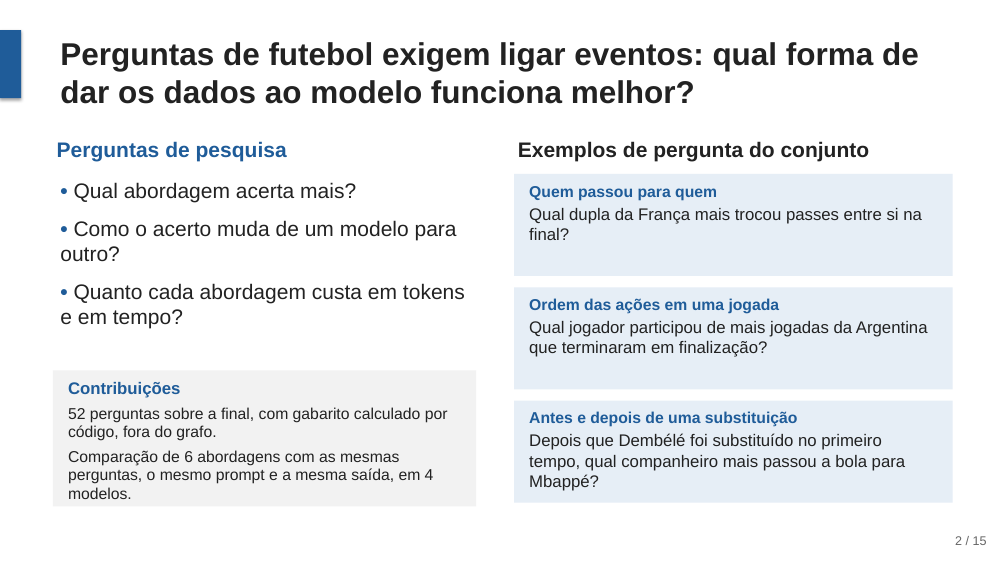
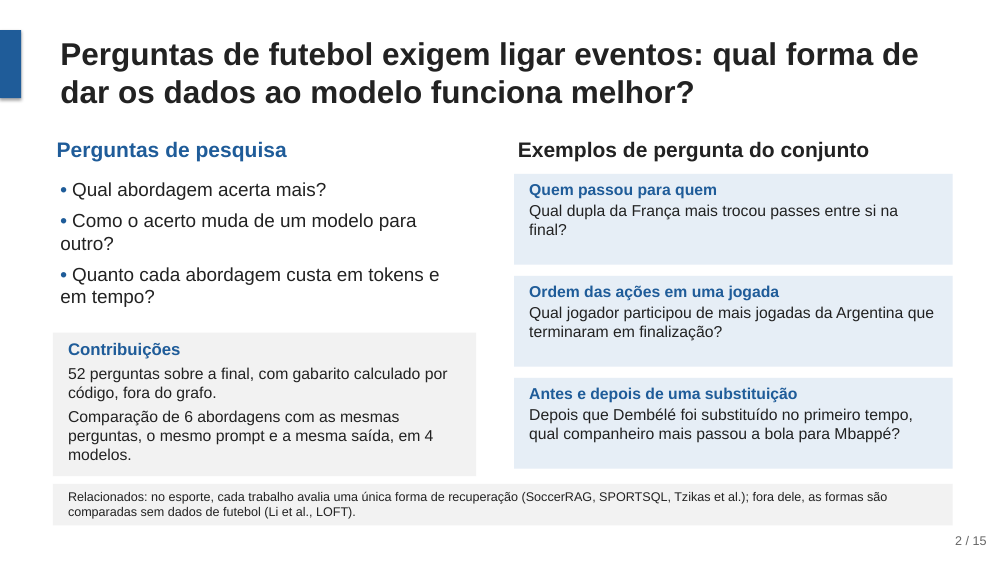
Before and after one commit to joaowinderfeldbussolotto/football-tactics-knowledge-graph, a slide deck: slide 2 of apresentacao/apresentacao.pptx. Drawn at 1008x567 pixels with LibreOffice and Linux fonts; fonts in the diff are those of the drawing. Boxes give left, top, right and bottom in pixels: in the first picture for what was removed or moved away, otherwise in the second. Text is boxed around its words. In the diff, an @@ line names an element or a change of style, - is before the commit and + after.

```diff
--- a/apresentacao/apresentacao.pptx
+++ b/apresentacao/apresentacao.pptx
@@ text "• Qual abordagem acerta mais?" at box(60, 182, 440, 307): size 20 to 18 pt; less space between paragraphs @@
@@ rectangle: place and size @@
-rectangle at box(514, 174, 953, 276)
+rectangle at box(514, 174, 953, 265)
@@ text "Quem passou para quem" at box(529, 184, 899, 235): size 16 to 15 pt in "Qual dupla da França mais trocou passes ..."; less space between paragraphs @@
@@ rectangle: place and size @@
-rectangle at box(514, 287, 953, 389)
+rectangle at box(514, 276, 953, 367)
@@ text "Ordem das ações em uma ...": place and size @@
-text "Ordem das ações em uma ..." at box(529, 298, 928, 357)
+text "Ordem das ações em uma ..." at box(529, 285, 934, 341)
@@ text "Ordem das ações em uma ..." at box(529, 285, 934, 341): size 16 to 15 pt in "Qual jogador participou de mais jogadas da ..."; less space between paragraphs @@
@@ rectangle: place and size @@
-rectangle at box(53, 371, 476, 507)
+rectangle at box(53, 333, 476, 476)
@@ text "Contribuições": place and size @@
-text "Contribuições" at box(68, 382, 448, 499)
+text "Contribuições" at box(68, 343, 448, 460)
@@ rectangle: place and size @@
-rectangle at box(514, 401, 953, 503)
+rectangle at box(514, 378, 953, 469)
@@ text "Antes e depois de uma ...": place and size @@
-text "Antes e depois de uma ..." at box(529, 411, 906, 491)
+text "Antes e depois de uma ..." at box(529, 387, 913, 443)
@@ text "Antes e depois de uma ..." at box(529, 387, 913, 443): size 16 to 15 pt in "Depois que Dembélé foi substituído no primeiro ..."; less space between paragraphs @@
@@ rectangle added at box(53, 484, 953, 526), fill #F2F2F2 @@
@@ text added at box(68, 491, 887, 519), 12 pt, text #222222 @@
+Relacionados: no esporte, cada trabalho avalia uma única forma de recuperação (SoccerRAG, SPORTSQL, Tzikas et al.); fora dele, as formas são comparadas sem dados de futebol (Li et al., LOFT).
```
Also in this commit, not shown: 3 other slides changed, 1 slide added, 1 slide removed, 1 other file.
